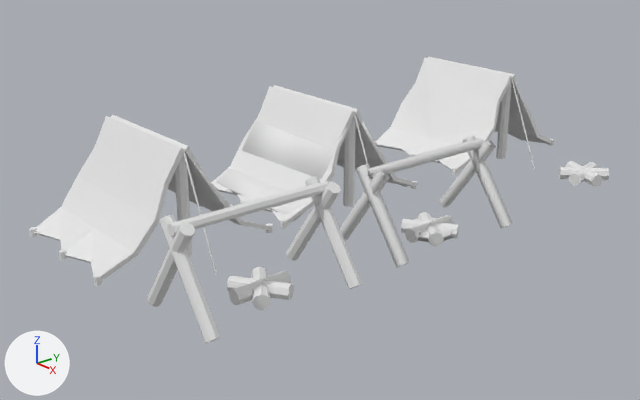
The Blender file Models/Blend/Campfire.blend: old version first, new version second.
Both versions are drawn from a camera (50 mm lens) standing at (13.52, -14.58, 8.16) and looking at (-2.41, -1.3, 0.49). Arrows for +X, +Y and +Z are at lower left; the lights stay in place.
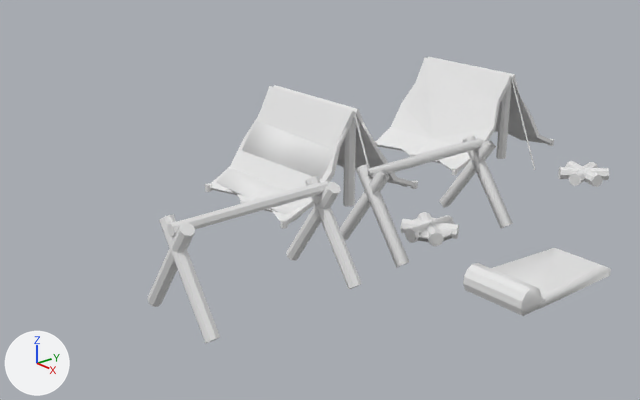
Edits to the bpy script that builds the scene:
```text
Change me_cylinder_002:
    where me_cylinder_002.from_pydata(...)  # 340 vertices, 468 faces; spans x -23.2..2.8, y -0.5..9.5, z -3.1..1.7
    used by ob_cylinder; location = (0.0, -5.68, 0.0); rotation_euler = (1.571, 0.0, 0.0), in degrees (90, 0, 0); scale = (0.269, 0.269, 1.0)
    me_cylinder_002 part 1: the whole mesh is moved by (0.0, 0.0, 0.7)
Add me_cylinder_011:
    me_cylinder_011.from_pydata(...)  # 17 vertices, 22 faces; spans x -3.3..2.31, y -0.36..0.78, z -1.01..1.52
    me_cylinder_011.polygons.foreach_set('use_smooth', [True] * 22)
Add me_cylinder_012:
    me_cylinder_012.from_pydata(...)  # 22 vertices, 30 faces; spans x -2.8..2.81, y -1.07..0.95, z -0.3..0.34
    me_cylinder_012.polygons.foreach_set('use_smooth', [True] * 30)
Add me_cylinder_014:
    me_cylinder_014.from_pydata(...)  # 100 vertices, 94 faces; spans x -2.79..2.82, y -0.94..1.11, z -2.23..0.81
Change ob_cylinder:
    ob_cylinder.location: (0.0, -5.68, 0.0) -> (0.0, 0.0, 0.0)
Add ob_cylinder_009:
    ob_cylinder_009 = bpy.data.objects.new('Cylinder.009', me_cylinder_011)
    ob_cylinder_009.location = (3.46, 0.47, 0.03)
    ob_cylinder_009.rotation_euler = (1.571, 0.0, 0.0)  # degrees (90, 0, 0)
    ob_cylinder_009.scale = (0.269, 0.269, 1.0)
    _m = ob_cylinder_009.modifiers.new('Triangulate', 'TRIANGULATE')
Add ob_cylinder_010:
    ob_cylinder_010 = bpy.data.objects.new('Cylinder.010', me_cylinder_012)
    ob_cylinder_010.location = (3.32, -1.22, 0.23)
    ob_cylinder_010.rotation_euler = (1.571, 0.0, 0.0)  # degrees (90, 0, 0)
    ob_cylinder_010.scale = (0.269, 0.269, 1.0)
    _m = ob_cylinder_010.modifiers.new('Triangulate', 'TRIANGULATE')
Add ob_cylinder_011:
    ob_cylinder_011 = bpy.data.objects.new('Cylinder.011', me_cylinder_014)
    ob_cylinder_011.location = (3.31, -0.76, 0.18)
    ob_cylinder_011.rotation_euler = (1.571, 0.0, 0.0)  # degrees (90, 0, 0)
    ob_cylinder_011.scale = (0.269, 0.269, 1.0)
    _m = ob_cylinder_011.modifiers.new('Triangulate', 'TRIANGULATE')
```

Where the change shows, as pixel boxes [x1, y1, x2, y2] in the pictures (640 x 400 px):
'Cylinder', moved
    before: [29, 114, 294, 310]
    after: [209, 86, 458, 247]
'Cylinder.011', added
    after: [463, 248, 603, 316]
'Cylinder.009', added
    after: [491, 248, 611, 309]
'Cylinder.010', added
    after: [473, 263, 542, 316]
'Cylinder.008', unchanged, covered by the edit
    before: [401, 212, 459, 247]
    after: [409, 212, 459, 244]
